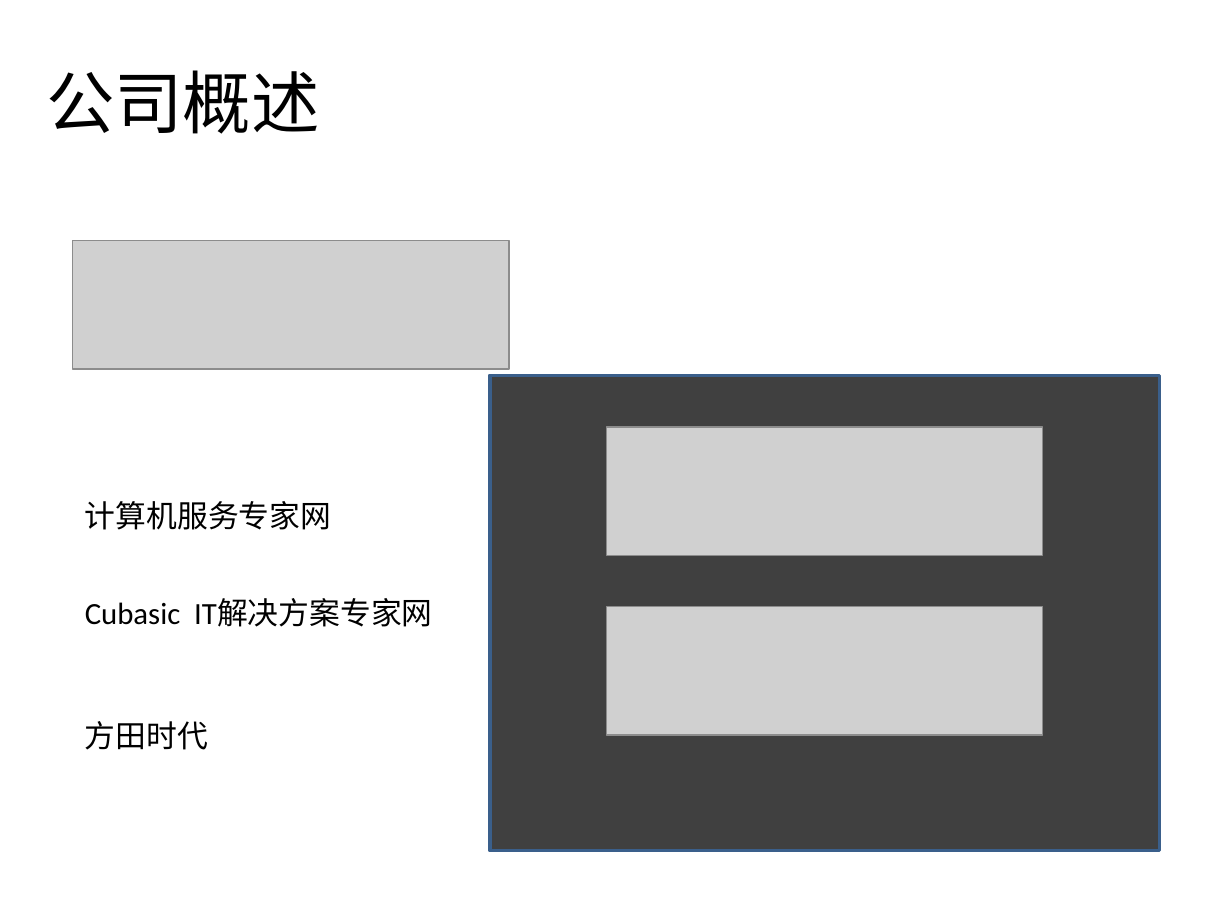
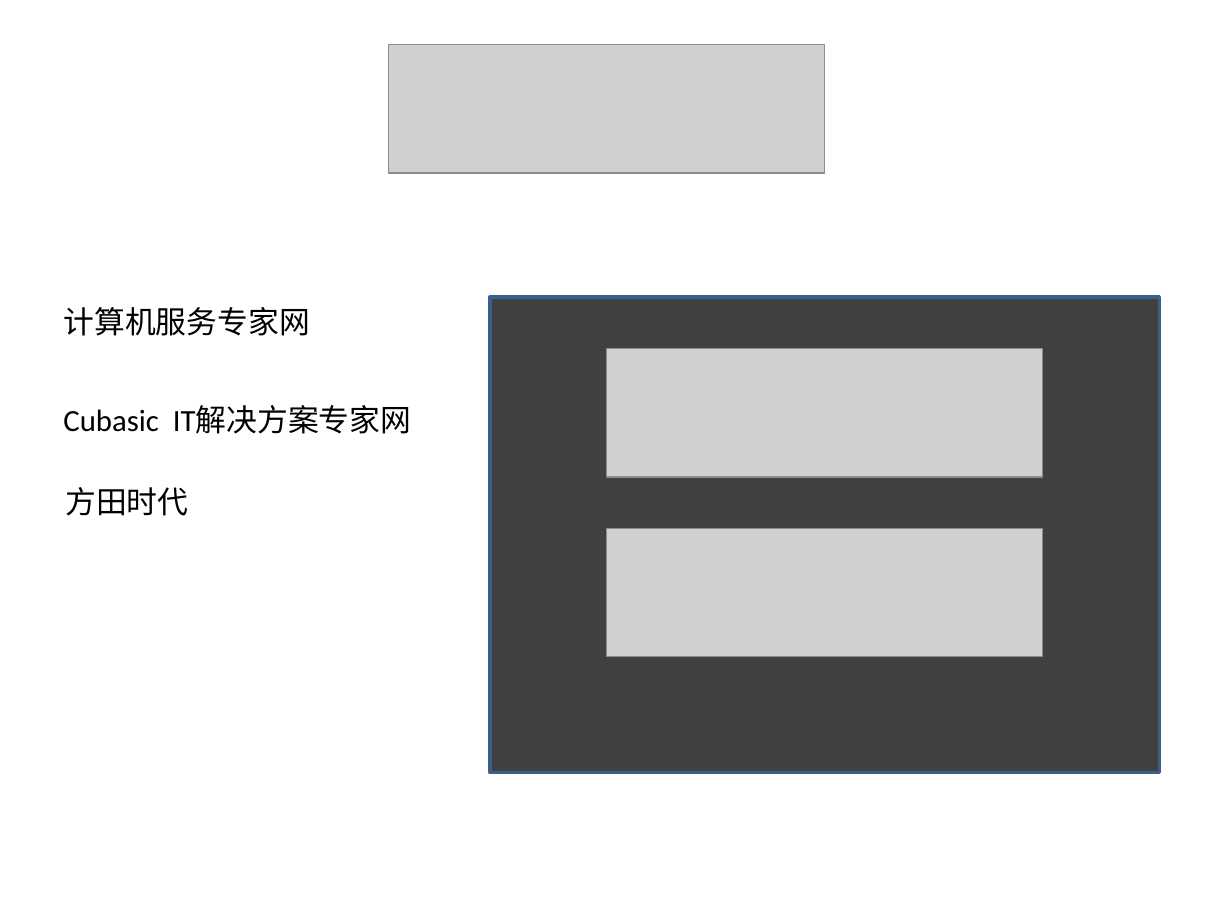
Before and after one commit to FlexBenChen/Cubasic, a slide deck: slide 1 of Doc/Homepage Description.pptx. Drawn at 1232x924 pixels with LibreOffice and Linux fonts; fonts in the diff are those of the drawing; grey boxes stand for pictures. Boxes give left, top, right and bottom in pixels: in the first picture for what was removed or moved away, otherwise in the second. Text is boxed around its words. In the diff, an @@ line names an element or a change of style, - is before the commit and + after.

```diff
--- a/Doc/Homepage Description.pptx
+++ b/Doc/Homepage Description.pptx
@@ picture: place and size @@
-picture at <box>73,240,509,368</box>
+picture at <box>388,44,824,172</box>
@@ text removed at <box>46,70,320,134</box> @@
-公司概述
@@ text "计算机服务专家网": place and size @@
-text "计算机服务专家网" at <box>85,501,331,530</box>
+text "计算机服务专家网" at <box>63,307,309,336</box>
@@ 2 pictures, 1 rectangle: place and size @@
-2 pictures, 1 rectangle at <box>490,376,1159,851</box>
+2 pictures, 1 rectangle at <box>490,297,1159,772</box>
@@ text "Cubasic IT解决方案专家网": place and size @@
-text "Cubasic IT解决方案专家网" at <box>85,599,433,627</box>
+text "Cubasic IT解决方案专家网" at <box>63,405,412,434</box>
@@ text "方田时代": place and size @@
-text "方田时代" at <box>85,721,208,750</box>
+text "方田时代" at <box>65,487,188,516</box>
```
Also in this commit, not shown: 1 other slide changed, 1 slide added, 5 other files.
